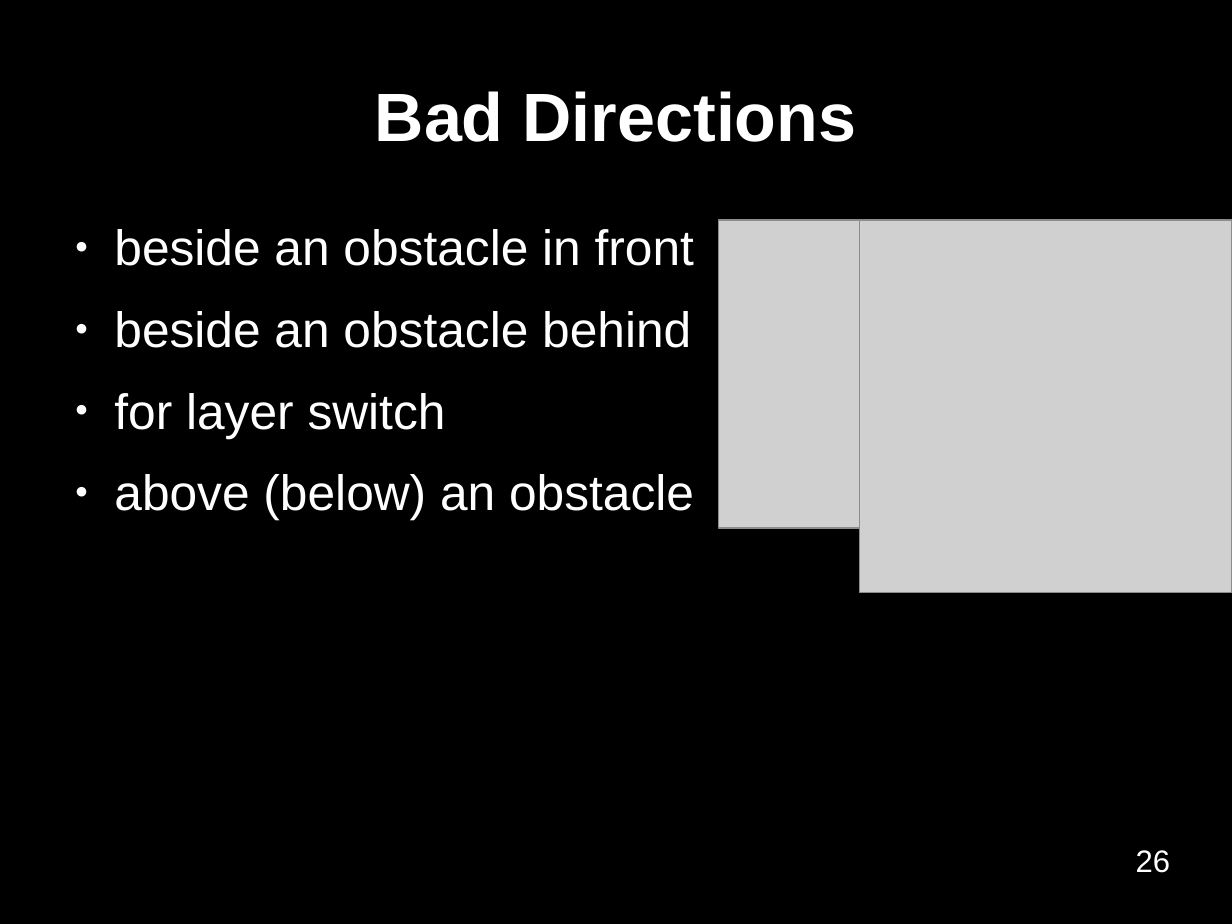
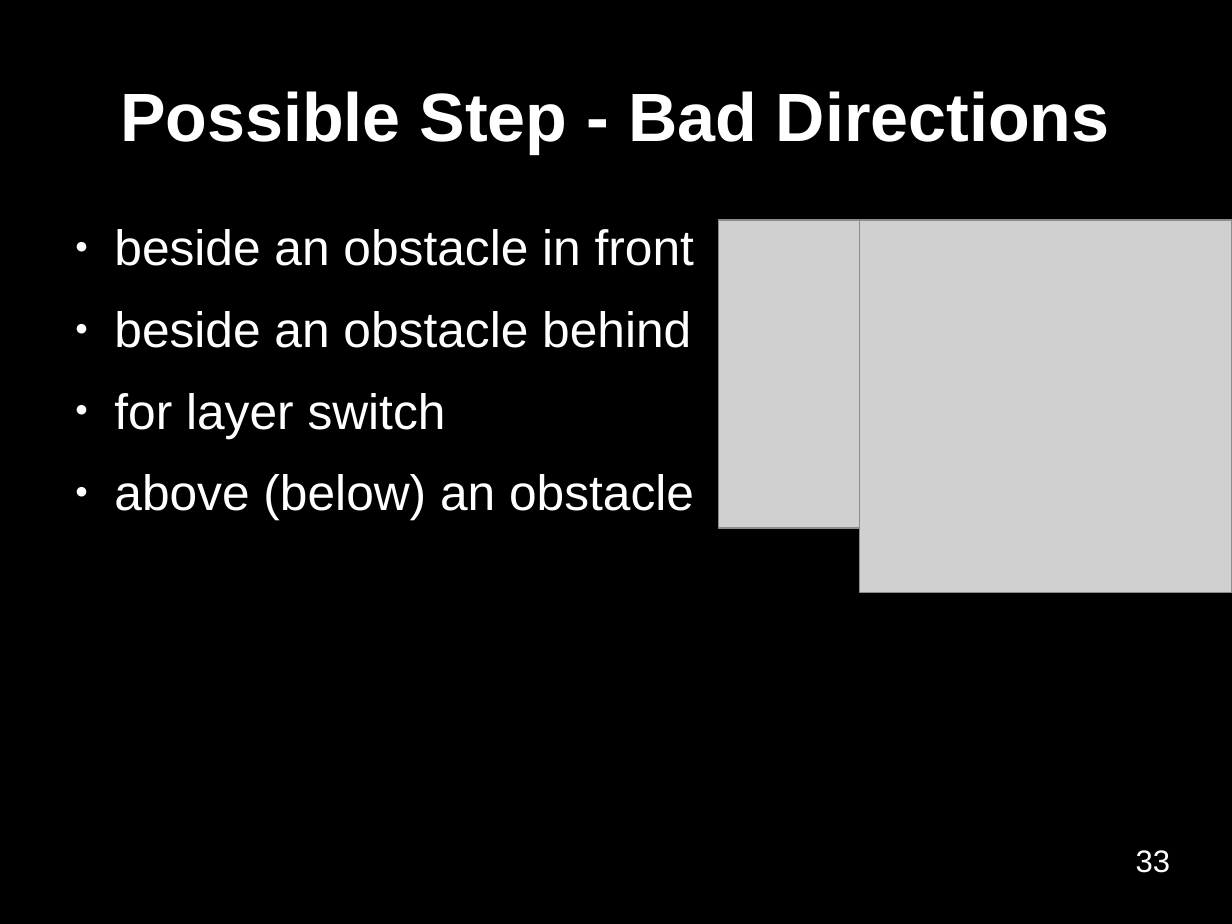
Before and after one commit to benediktibk/bachelorthesis, a slide deck: slide 33 of presentation.odp (slide 26 before the commit). Drawn at 1232x924 pixels with LibreOffice and Linux fonts; fonts in the diff are those of the drawing; grey boxes stand for pictures; background and template pictures are left out. Boxes give left, top, right and bottom in pixels: in the first picture for what was removed or moved away, otherwise in the second. Text is boxed around its words. In the diff, an @@ line names an element or a change of style, - is before the commit and + after.

```diff
--- a/presentation.odp
+++ b/presentation.odp
@@ title at <box>120,91,1110,153</box>: text changed @@
-Bad Directions
+Possible Step - Bad Directions
@@ page number at <box>1136,850,1171,873</box>: text changed @@
-26
+33
```
Also in this commit, not shown: 8 other slides changed, 10 slides added, 2 slides removed.
